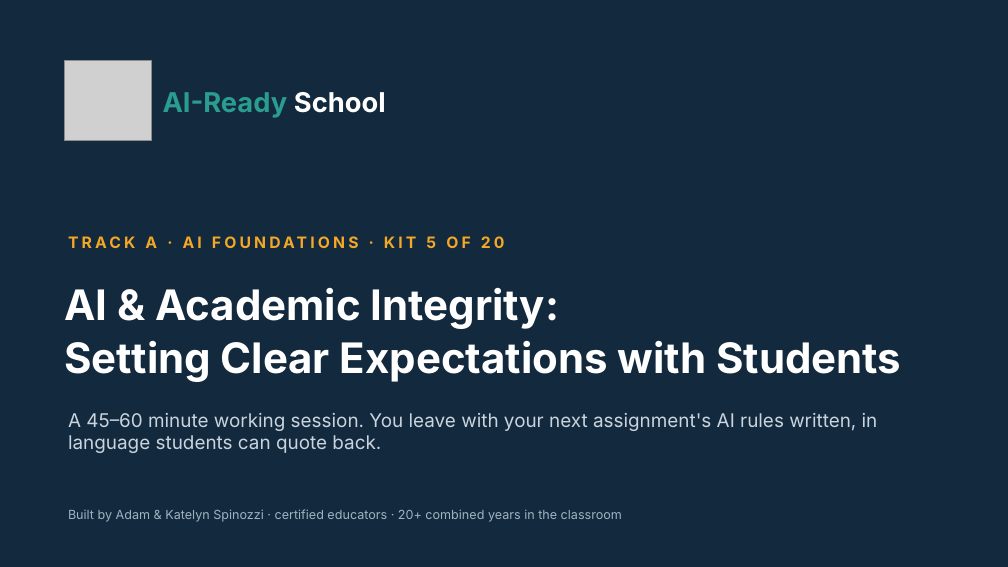
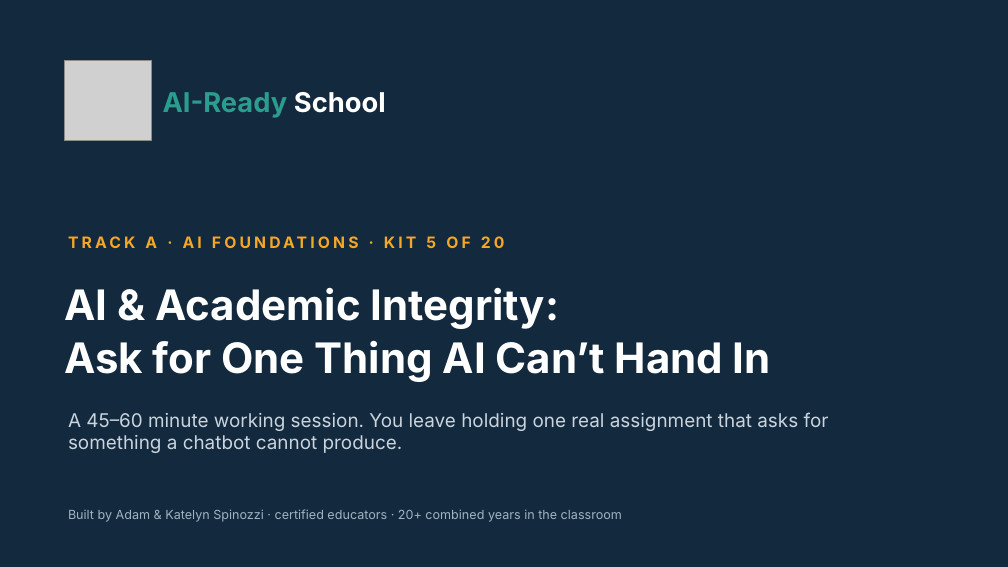
Before and after one commit to aspinozzi1/Ai-School-Ready, a slide deck: slide 1 of kits/kit05/Kit05_PresentationDeck.pptx. Drawn at 1008x567 pixels with LibreOffice and Linux fonts; fonts in the diff are those of the drawing; grey boxes stand for pictures. Boxes give left, top, right and bottom in pixels: in the first picture for what was removed or moved away, otherwise in the second. Text is boxed around its words. In the diff, an @@ line names an element or a change of style, - is before the commit and + after.

```diff
--- a/kits/kit05/Kit05_PresentationDeck.pptx
+++ b/kits/kit05/Kit05_PresentationDeck.pptx
@@ text at <box>64,340,771,382</box>: text changed @@
-Setting Clear Expectations with Students
+Ask for One Thing AI Can’t Hand In
@@ text at <box>68,412,829,453</box>: text changed @@
-A 45–60 minute working session. You leave with your next assignment's AI rules written, in language students can quote back.
+A 45–60 minute working session. You leave holding one real assignment that asks for something a chatbot cannot produce.
```
Also in this commit, not shown: 8 other slides changed, 21 slides added, 26 slides removed, 20 other files.
